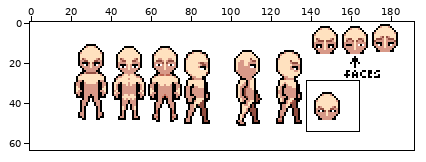
File history of a sprite sheet, public/assets/baseSuggestions.png. The picture above shows the old version from afar; the outline marks the close-up.
Close-up. As it was:
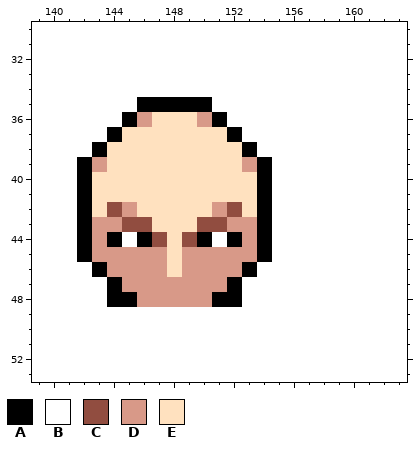
The file is 192x64 pixels. Shown: x 139..163, y 30..53. The commit also changed other parts of the picture, which this record leaves out.
Palette (. is transparent): A #000000  B #ffffff  C #914d40  D #d89988  E #ffe1bf
Pixels before, first column x 139:
30 BBBBBBBBBBBBBBBBBBBBBBBBB
31 BBBBBBBBBBBBBBBBBBBBBBBBB
32 BBBBBBBBBBBBBBBBBBBBBBBBB
33 BBBBBBBBBBBBBBBBBBBBBBBBB
34 BBBBBBBBBBBBBBBBBBBBBBBBB
35 BBBBBBBAAAAABBBBBBBBBBBBB
36 BBBBBBADEEEDABBBBBBBBBBBB
37 BBBBBAEEEEEEEABBBBBBBBBBB
38 BBBBAEEEEEEEEEABBBBBBBBBB
39 BBBADEEEEEEEEEDABBBBBBBBB
40 BBBAEEEEEEEEEEEABBBBBBBBB
41 BBBAEEEEEEEEEEEABBBBBBBBB
42 BBBAECDEEEEEDCEABBBBBBBBB
43 BBBADDCCEEECCDDABBBBBBBBB
44 BBBADABACECABADABBBBBBBBB
45 BBBADDDDDEDDDDDABBBBBBBBB
46 BBBBADDDDEDDDDABBBBBBBBBB
47 BBBBBADDDDDDDABBBBBBBBBBB
48 BBBBBAADDDDDAABBBBBBBBBBB
49 BBBBBBBBBBBBBBBBBBBBBBBBB
50 BBBBBBBBBBBBBBBBBBBBBBBBB
51 BBBBBBBBBBBBBBBBBBBBBBBBB
52 BBBBBBBBBBBBBBBBBBBBBBBBB
53 BBBBBBBBBBBBBBBBBBBBBBBBB
The result:
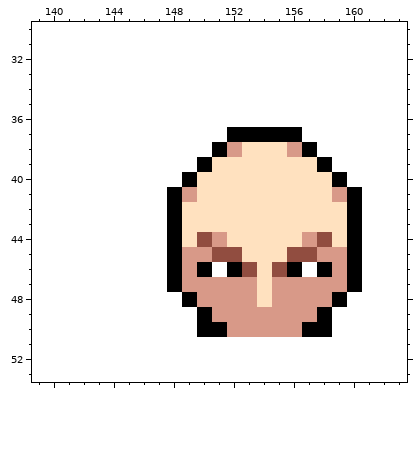
Diff:
y 35: x 146..150 AAAAA -> BBBBB
y 36: x 145..151 ADEEEDA -> BBBBBBB
y 37: x 144..151 AEEEEEEE -> BBBBBBBB; x 153..156 BBBB -> AAAA
y 38: x 143..157 AEEEEEEEEEABBBB -> BBBBBBBBADEEEDA
y 39: x 142..150 ADEEEEEEE -> BBBBBBBBA; x 153..158 DABBBB -> EEEEEA
y 40: x 142..149 AEEEEEEE -> BBBBBBBA; x 154..159 ABBBBB -> EEEEEA
y 41: x 142..149 AEEEEEEE -> BBBBBBAD; x 154..160 ABBBBBB -> EEEEEDA
y 42: x 142..148 AECDEEE -> BBBBBBA; x 151..152 DC -> EE; x 154..160 ABBBBBB -> EEEEEEA
y 43: x 142..148 ADDCCEE -> BBBBBBA; x 150..160 CCDDABBBBBB -> EEEEEEEEEEA
y 44: x 142..144 ADA -> BBB; x 146..160 ACECABADABBBBBB -> BBAECDEEEEEDCEA
y 45: x 142..148 ADDDDDE -> BBBBBBA; x 151..160 DDDABBBBBB -> CCEEECCDDA
y 46: x 143..148 ADDDDE -> BBBBBA; x 150..156 DDDABBB -> ABACECA; x 158..160 BBB -> ADA
y 47: x 144..148 ADDDD -> BBBBA; x 152..160 ABBBBBBBB -> DDEDDDDDA
y 48: x 144..149 AADDDD -> BBBBBA; x 151..159 AABBBBBBB -> DDDEDDDDA
y 49: x 150..158 BBBBBBBBB -> ADDDDDDDA
y 50: x 150..158 BBBBBBBBB -> AADDDDDAA
Boxes around the changes in both close-ups, in picture pixels (x1, y1, x2, y2):
changed: (77, 97, 362, 337)
